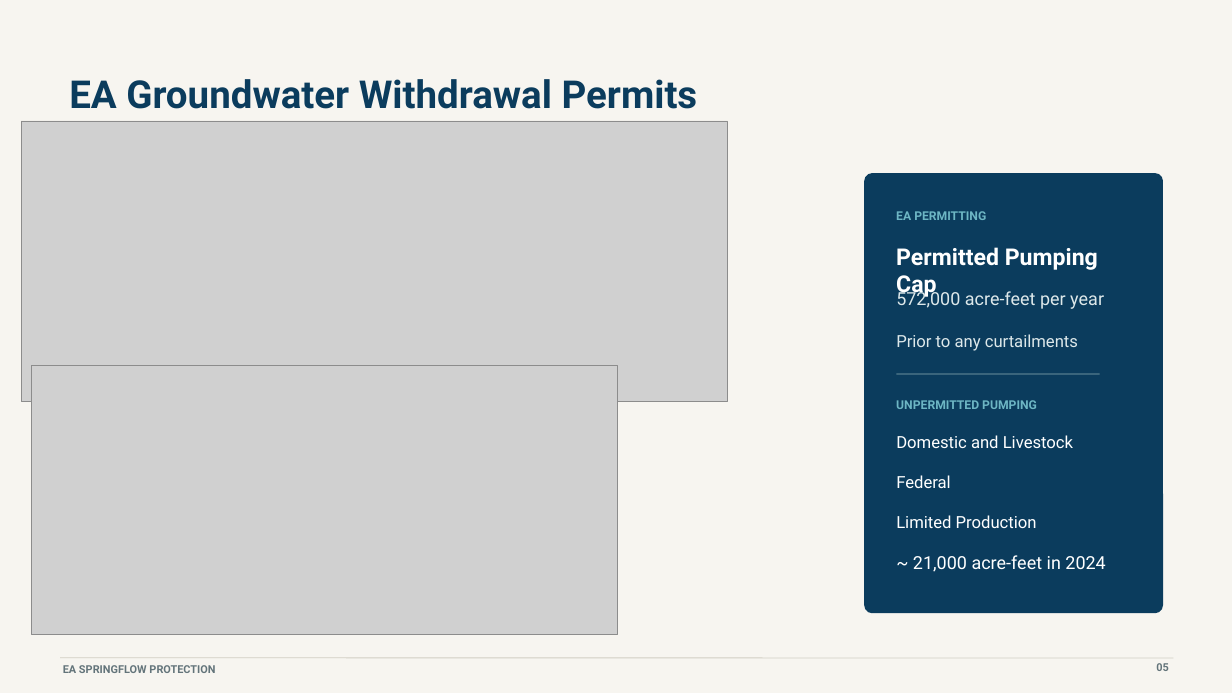
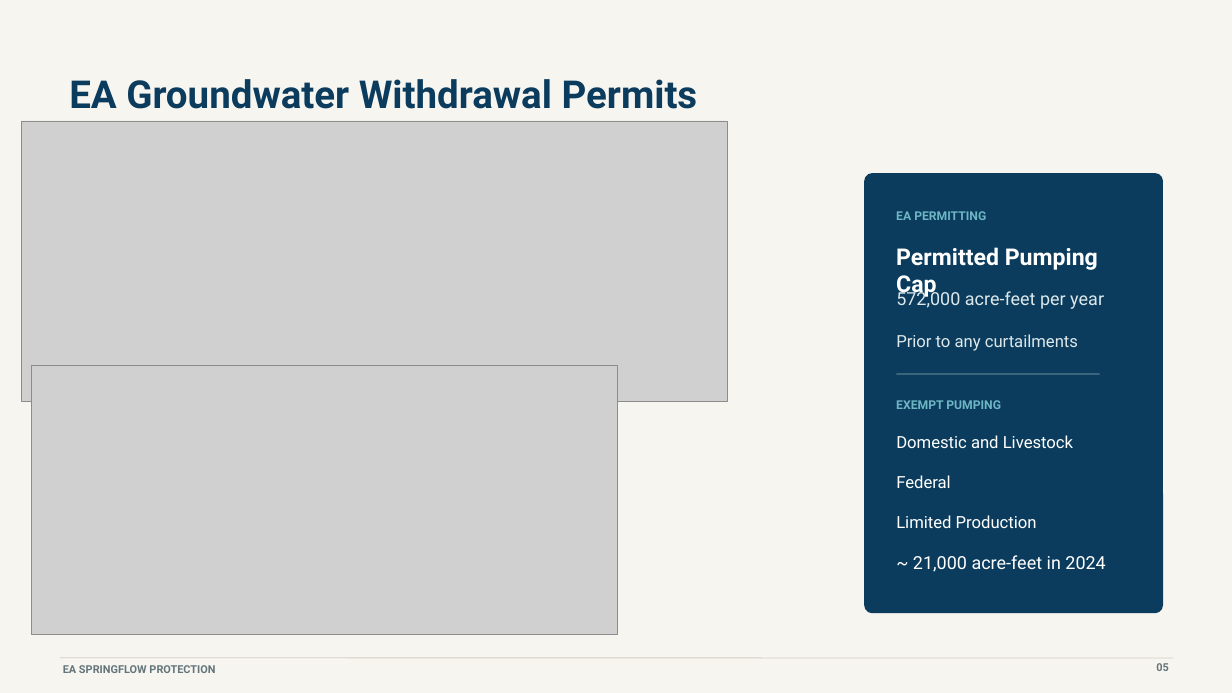
Before and after one commit to cfurl/EAHCP-Fall-2026-Sci-Comm, a slide deck: slide 5 of EAHCP_Springflow_Protection_Furl_7.21.26.pptx. Drawn at 1232x693 pixels with LibreOffice and Linux fonts; fonts in the diff are those of the drawing; grey boxes stand for pictures. Boxes give left, top, right and bottom in pixels: in the first picture for what was removed or moved away, otherwise in the second. Text is boxed around its words. In the diff, an @@ line names an element or a change of style, - is before the commit and + after.

```diff
--- a/EAHCP_Springflow_Protection_Furl_7.21.26.pptx
+++ b/EAHCP_Springflow_Protection_Furl_7.21.26.pptx
@@ text at (x1=896, y1=400, x2=1001, y2=409): text changed @@
-UNPERMITTED PUMPING
+EXEMPT PUMPING
```
Also in this commit, not shown: 6 slides added, 3 slides removed, 1 other file.
